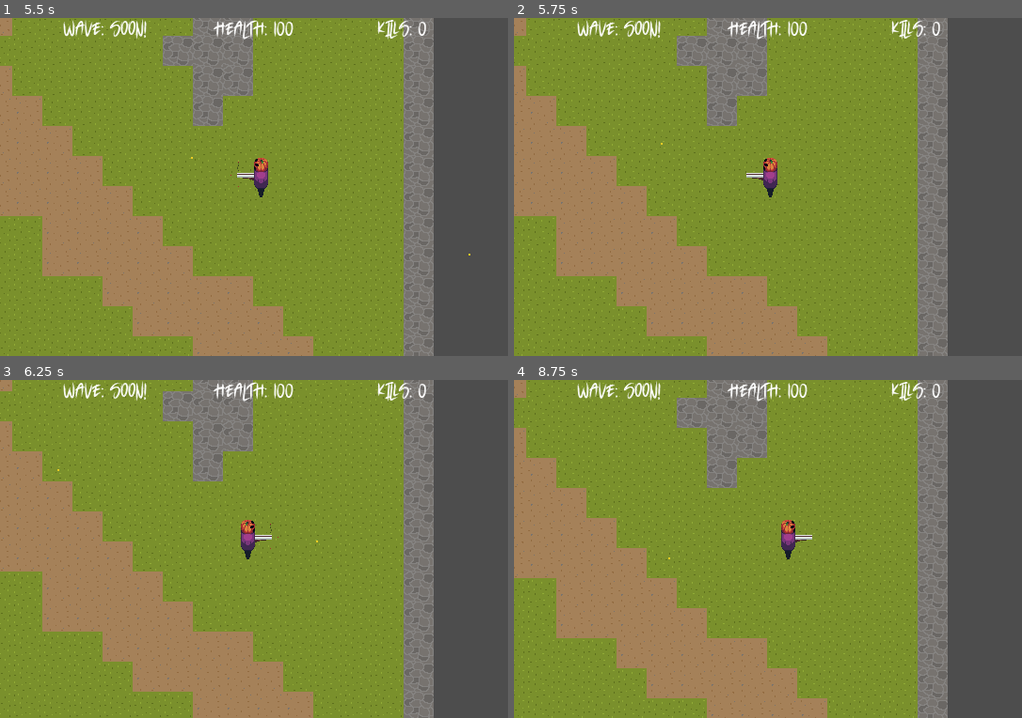
Above: before the commit, frames 1-4 (two rows, left to right).
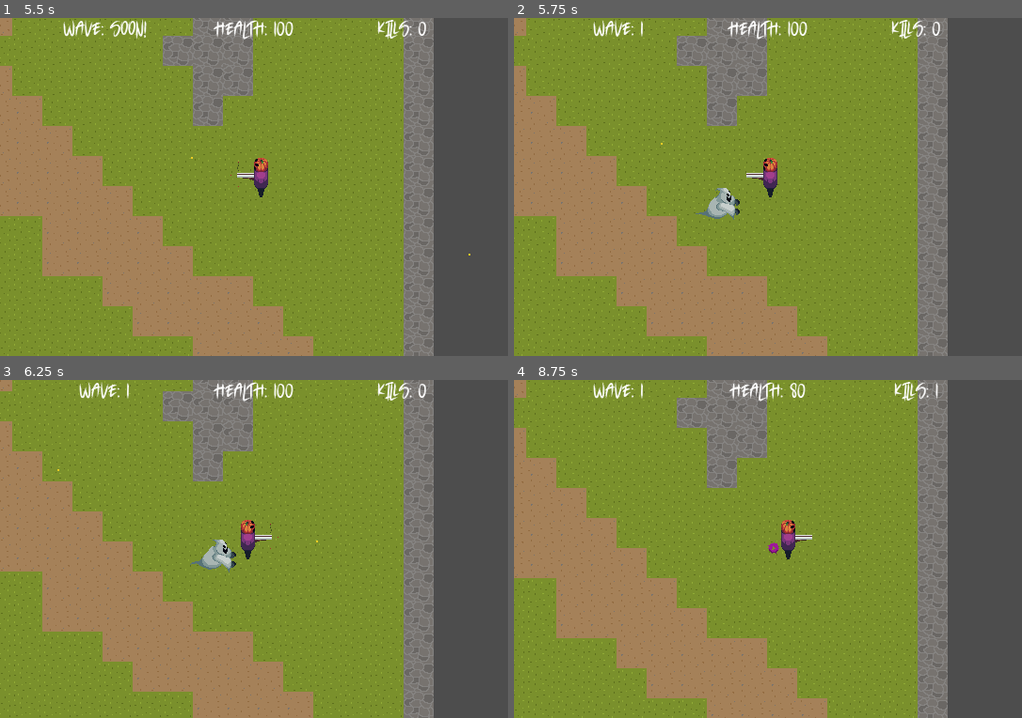
Above: after the commit, the same moments.

Repository: joshuardecker/eternal-harvest
Game: Godot game, scene res://World/world.tscn
Two runs of this game, one before a commit and one after it. Both use one fixed random seed, a clock stepped at 60 frames per second and the inputs below.
Inputs (mouse positions are in pixels of both pictures, inside the frame that each line leads up to):
- Up to frame 1 (5.5 s): click "Start Game" at 0.5 s; tap Enter at 1.25 s; move the mouse to (365, 170) at 1.27 s; hold D (right) 1.28-2.03 s; click (365, 170) at 1.35 s; move the mouse to (152, 203) at 2.02 s; hold S (down) 2.03-2.78 s; click (152, 203) at 2.1 s; move the mouse to (304, 112) at 2.77 s; hold D (right) 2.78-3.53 s; click (304, 112) at 2.85 s; move the mouse to (228, 254) at 3.52 s; hold W (up) 3.53-4.28 s; click (228, 254) at 3.6 s; move the mouse to (406, 237) at 4.27 s; hold A (left) from 4.28 s (still down); click (406, 237) at 4.35 s; move the mouse to (101, 136) at 5.02 s; click (101, 136) at 5.1 s
- Up to frame 2 (5.75 s): keep holding A (left)
- Up to frame 3 (6.25 s): move the mouse to (279, 549) at 5.77 s; release A (left) at 5.78 s; hold S (down) from 5.78 s (still down); click (279, 549) at 5.85 s
- Up to frame 4 (8.75 s): move the mouse to (691, 464) at 6.52 s; release S (down) at 6.53 s; hold D (right) 6.53-7.28 s; click (691, 464) at 6.6 s; move the mouse to (879, 532) at 7.27 s; hold W (up) 7.28-8.03 s; click (879, 532) at 7.35 s; move the mouse to (666, 565) at 8.02 s; hold D (right) from 8.03 s (still down); click (666, 565) at 8.1 s

Frame 1 is identical in both runs. In frame 2, 0.9% of the frame differs, in the area x 12-45%, y 0-60%; in frame 3, 0.9%; in frame 4, 1.2%, in the area x 12-84%, y 0-54%.
Error before the commit: Invalid call. Nonexistent function 'load_entity_manager' in base 'Node2D (GhostSpawner)'. (res://Managers/entity_manager.gd:103)

Commit message:
Now support the entity manager to handle loading/unloading

Diff:
--- a/Enemies/ghost.gd
+++ b/Enemies/ghost.gd
@@ -60,8 +60,16 @@
 func _process(delta: float):
 	move(delta)
 
+# Loads ther entity manager, that way the ghost can despawn.
+# Despawning any entity must go through the entity manager.
+# Since this ghost is already spawned, we know the entity
+# manager exists.
+func load_entity_manager() -> EntityManager:
+	return get_tree().get_first_node_in_group("EntityManager")
+
 func despawn():
-	queue_free()
+	var entity_manager = load_entity_manager()
+	entity_manager.despawn_ghost(self)
 
 func fancy_death():
 	dead.emit()
@@ -105,7 +113,7 @@
 
 # Moves the ghost directly toward the players current position.
 func simple_movement():
-	var target_position = self.global_position.direction_to(player.global_position)
+	var target_position = global_position.direction_to(player.global_position)
 	velocity = target_position * speed
 	move_and_slide()
 
--- a/Enemies/ghost_spawner.gd
+++ b/Enemies/ghost_spawner.gd
@@ -3,16 +3,14 @@
 ## A simple node that can be placed around the map to spawn in ghosts.
 class_name GhostSpawner
 
-## The time between spawning new waves
-@export var wave_time_length: float = 5
-
 ## When a new wave starts, this sends out a signal.
 ## Useful for things like the HUD that keep track of this.
 signal next_wave_started
 
+## The time between spawning new waves
+@export var wave_time_length: float = 5
+
 var timer = Timer.new()
-
-var ghost: PackedScene = load("res://Enemies/ghost.tscn")
 
 func _ready():
 	# All stuff that sets up the timer:
@@ -21,6 +19,15 @@
 	timer.autostart = false
 	timer.one_shot = false
 	timer.connect("timeout", spawn_wave)
+
+# This func is called by the entity manager itself, that way it is known
+# that the entity manager exists.
+# Used only to allow the ghost spawner to spawn ghosts with the
+# entity manager, rather than on its own.
+func load_entity_manager():
+	var entity_manager = get_tree().get_first_node_in_group("EntityManager")
+
+	connect("next_wave_started", entity_manager.load_ghost.bind(global_position))
 
 func start():
 	# When the timer starts, waves start.
@@ -31,8 +38,4 @@
 	timer.stop()
 
 func spawn_wave():
-	var new_ghost: Ghost = ghost.instantiate()
-	new_ghost.global_position = self.global_position
-	get_tree().root.add_child(new_ghost)
-
 	next_wave_started.emit()
